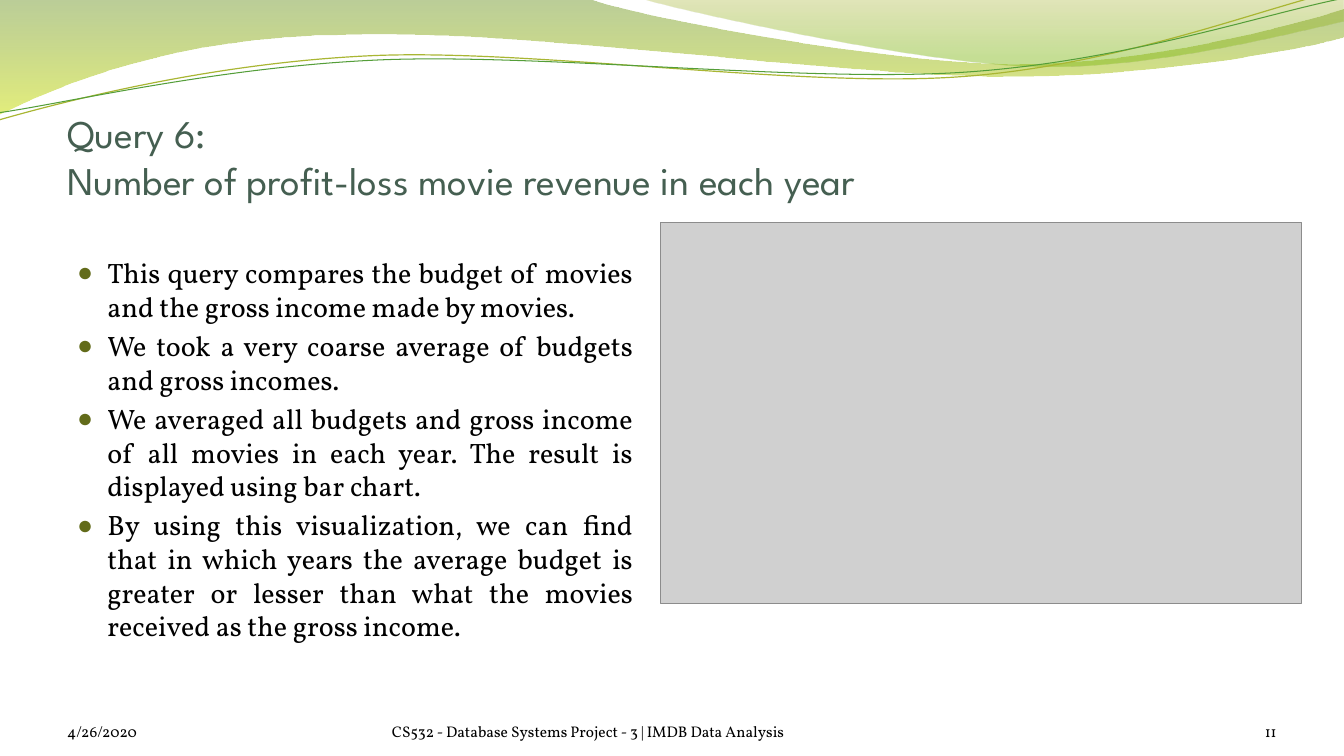
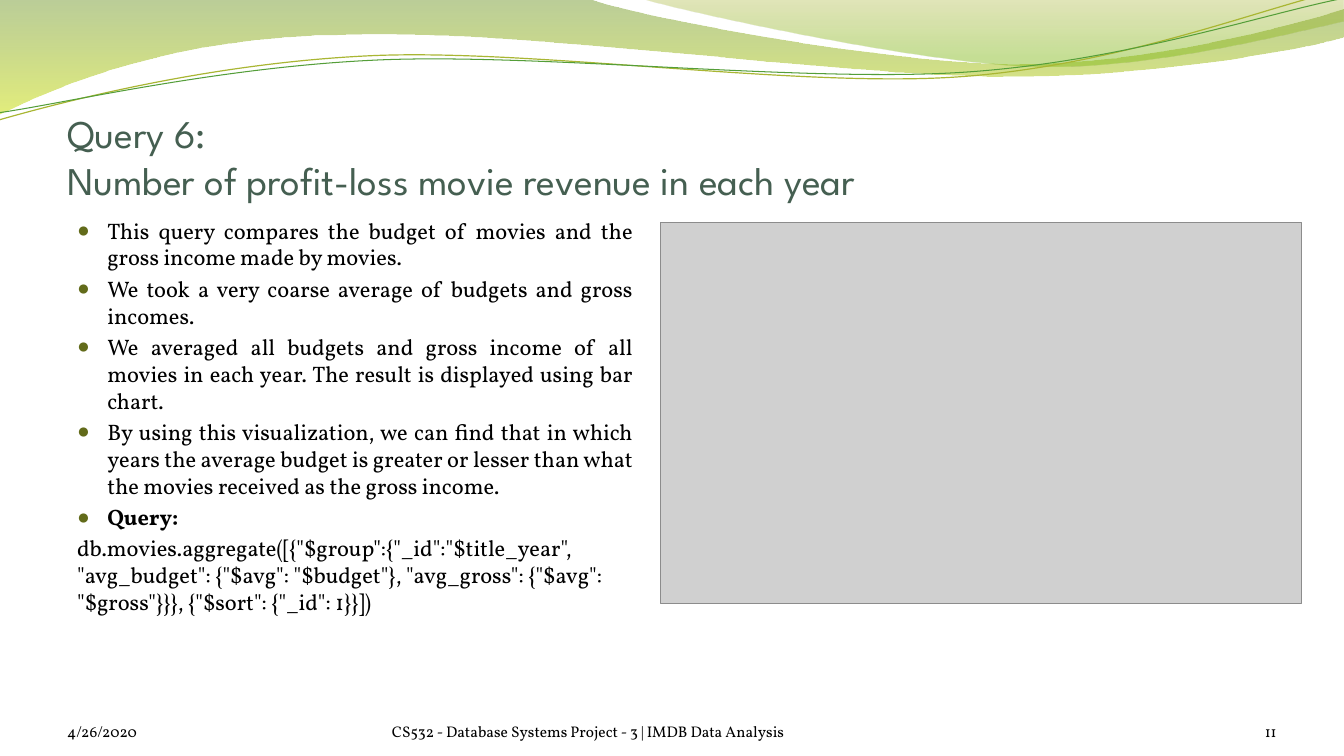
Before and after one commit to satrio-yudhoatmojo/CS532-Database-Systems-Spring-2020, a slide deck: slide 11 of Project-03/docs/saraf-yudhoatmojo_Presentation.pptx. Drawn at 1344x756 pixels with LibreOffice and Linux fonts; fonts in the diff are those of the drawing; grey boxes stand for pictures; background and template pictures are left out. Boxes give left, top, right and bottom in pixels: in the first picture for what was removed or moved away, otherwise in the second. Text is boxed around its words. In the diff, an @@ line names an element or a change of style, - is before the commit and + after.

```diff
--- a/Project-03/docs/saraf-yudhoatmojo_Presentation.pptx
+++ b/Project-03/docs/saraf-yudhoatmojo_Presentation.pptx
@@ text at <box>107,223,633,500</box>: size 20 to 16 pt in "This query compares the budget of movies ...", "We took a very coarse average of ...", "We averaged all budgets and gross income ...", "By using this visualization, we can find ..." @@
@@ text at <box>77,509,602,616</box>: paragraphs added @@
+● Query:
+db.movies.aggregate([{"$group":{"_id":"$title_year", "avg_budget": {"$avg": "$budget"}, "avg_gross": {"$avg": "$gross"}}}, {"$sort": {"_id": 1}}])
```
Also in this commit, not shown: 8 other slides changed.
